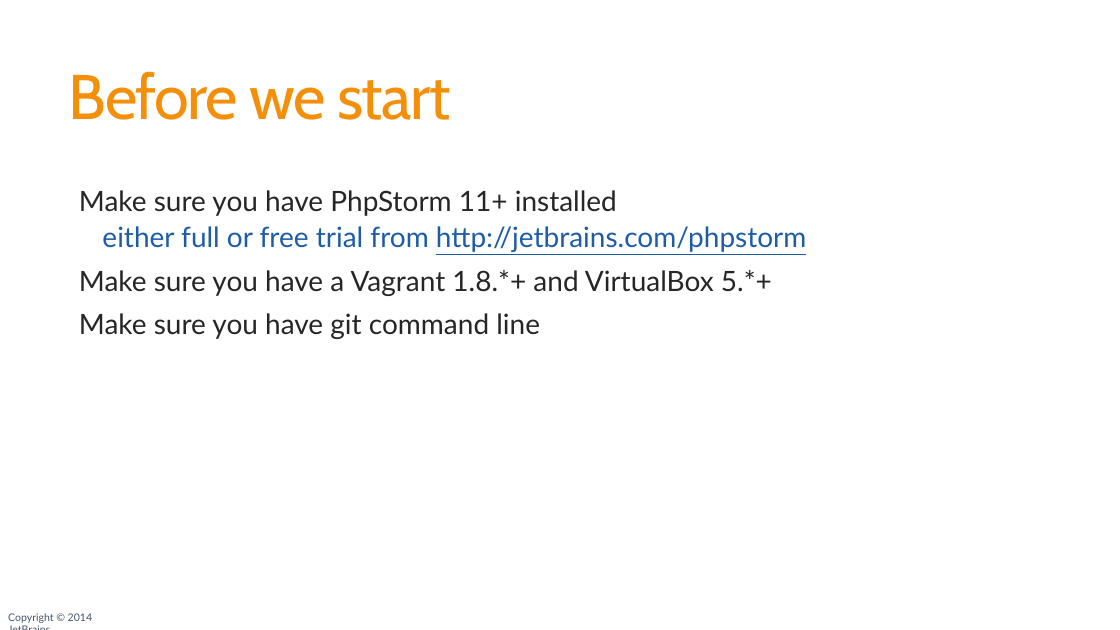
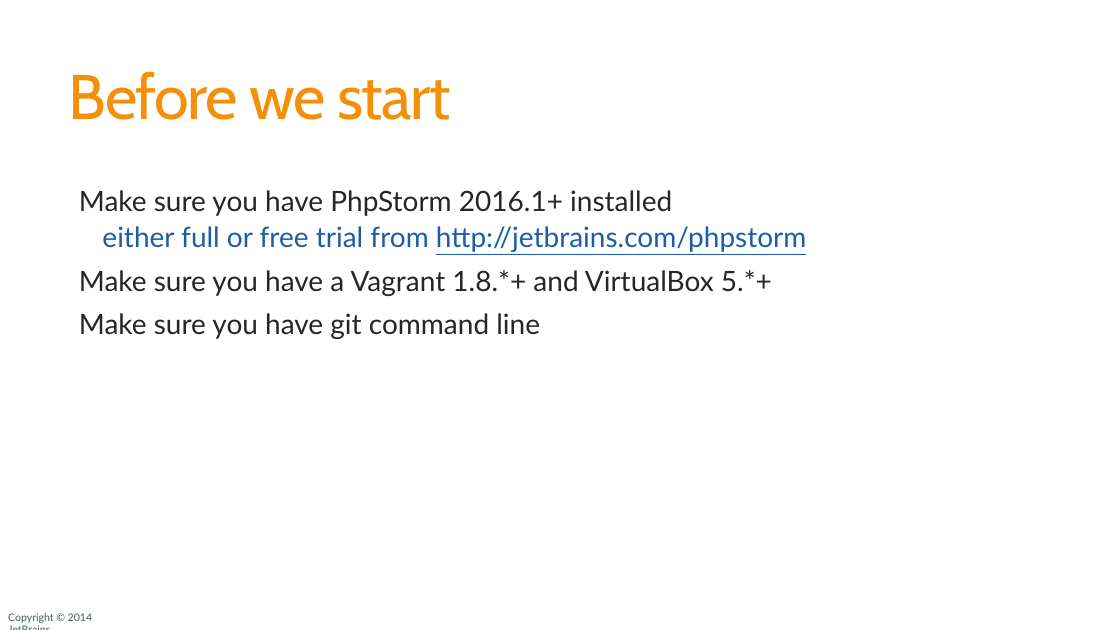
Before and after one commit to JetBrains/phpstorm-workshop, a slide deck: slide 2 of PhpStorm_Workshop.pptx. Drawn at 1120x630 pixels with LibreOffice and Linux fonts; fonts in the diff are those of the drawing; background and template pictures are left out. Boxes give left, top, right and bottom in pixels: in the first picture for what was removed or moved away, otherwise in the second. Text is boxed around its words. In the diff, an @@ line names an element or a change of style, - is before the commit and + after.

Commit message:
Update Slides

```diff
--- a/PhpStorm_Workshop.pptx
+++ b/PhpStorm_Workshop.pptx
@@ text at [79, 190, 672, 216]: text changed @@
-  Make sure you have PhpStorm 11+ installed
+  Make sure you have PhpStorm 2016.1+ installed
```
Also in this commit, not shown: 1 other slide changed, 1 other file.
